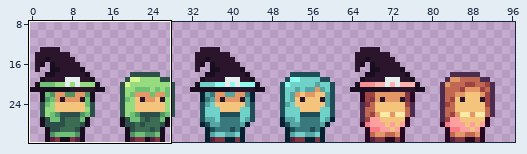
A pixel-art file gets an edit: Witchlight Woods/Assets/Sprites/player.ase. The first picture is a wide view before the edit; the outline marks the close-up.
Close-up. Before:
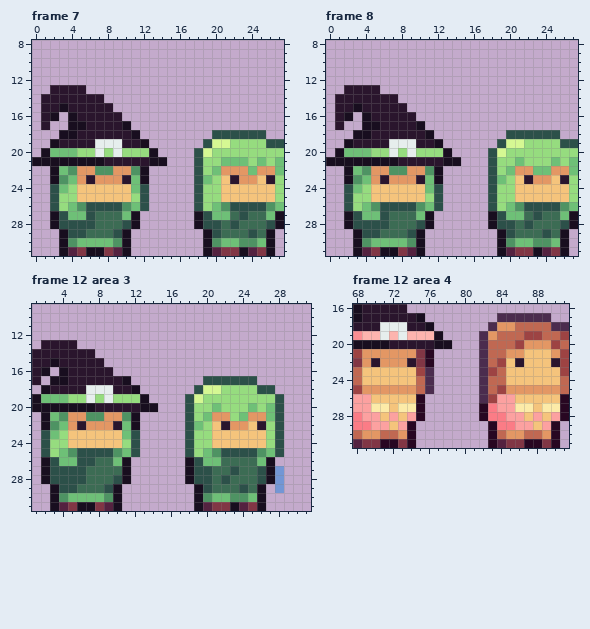
112x32 pixels, 12 frames. Shown: frame 7: x 0..27, y 8..31; frame 8: x 0..27, y 8..31; frame 12 area 3: x 1..31, y 9..31; frame 12 area 4: x 68..91, y 16..31. The wide view leaves out empty margins. The commit also changed other frames or places, which this record leaves out.
Now the later version:
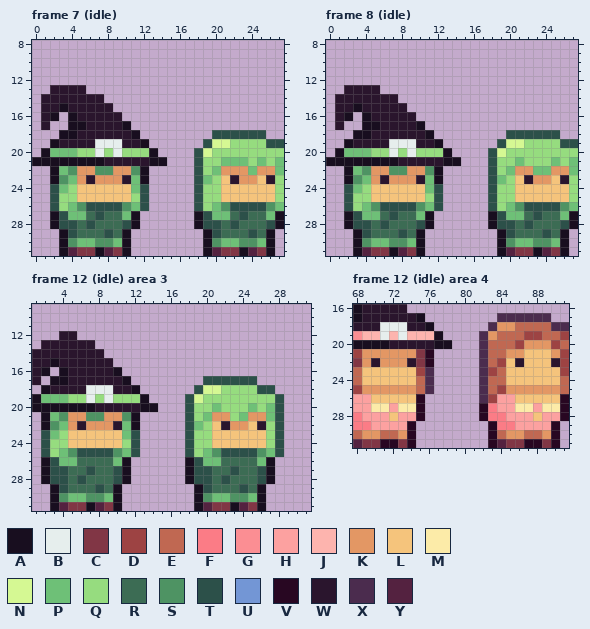
Palette (. is transparent): A #180e1f  B #e6eeed  C #813645  D #9d4343  E #c06852  F #fb7c86  G #fb8e93  H #fca1a0  J #fdb4ae  K #e39764  L #f5c47c  M #fceba8  N #d5f893  P #6ec077  Q #96dc7f  R #3c6c54  S #4e9363  T #2c5049  U #7396d5  V #280722  W #2a152d  X #4b2c4e  Y #542240
Diff:
--- frame 7 (idle), layer "body"
@@ x 3..11 @@
 26 QPSTTTTSP
-27 TPPTRRRPA
-28 TTTTRRRTA
-29 ATTRRRTA.
-30 ASPPPPSA.
-31 AYCAACYA.
+27 TPPRTRRPA
+28 TTRTRRRTA
+29 ATRRRTRA.
+30 ASPPSSPA.
+31 AYCCAYCA.
--- frame 8 (idle), layer "body": the same change as frame 7 (idle)
--- frame 12 (idle) area 3, layers "hats", "head", "body"
@@ x 2..12 @@
 11 ...........
-12 ...........
-13 WWWW.......
-14 WWWWWW.....
-15 WAWWWWW....
-16 A.AWWWWW...
+12 ..WW.......
+13 WWWWWW.....
+14 WWWWWWW....
+15 WAWWWWWW...
+16 A.AWWWWWA..
 17 .AAWWWWWWA.
@@ x 1..31 @@
 25 .TQPSTTTTSPT.....TQPSTTTTSPT...
-26 .ATPPTTRRPA......ATPPRRRRPA....
-27 .ATTTTRRRRA......ATTRRTRRTAU...
-28 .ATTTTRRRTA......ATTRTRRRTAU...
-29 ..ATTRRRTA........ATRRRTRA.U...
-30 ..ASPPPPSA........ASPPSSPA.....
-31 ..AYCAACYA........AYCCAYCA.....
+26 .ATPPRRRRPA......ATPPRRRRPA....
+27 .ATTRRTRRTA......ATTRRTRRTA....
+28 .ATTRTRRRTA......ATTRTRRRTA....
+29 ..ATRRRTRA........ATRRRTRA.....
+30 ..ASPPSSPA........ASPPSSPA.....
+31 ..AYCCAYCA........AYCCAYCA.....
--- frame 12 (idle) area 4, layer "body"
@@ x 68..91 @@
 26 HHLLLLLV......XDHHLLLLLV
-27 HHMMLMMV......VFHHMMLMMV
-28 FHHLHLHV......VFFHHLHLHV
-29 FFHHLHV........VFFHHLHV.
+27 HHMMHMMV......VFHHMMHMMV
+28 FHHHLHHV......VFFHHHLHHV
+29 FFHHHHV........VFFHHHHV.
 30 EKKEEKV........VEKKEEKV.
